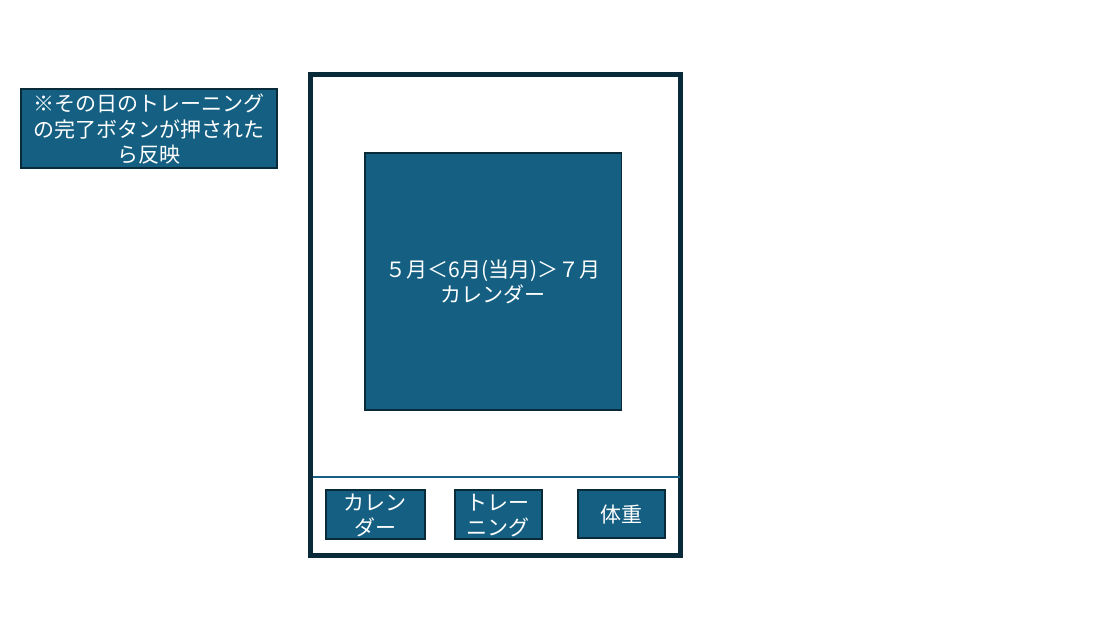
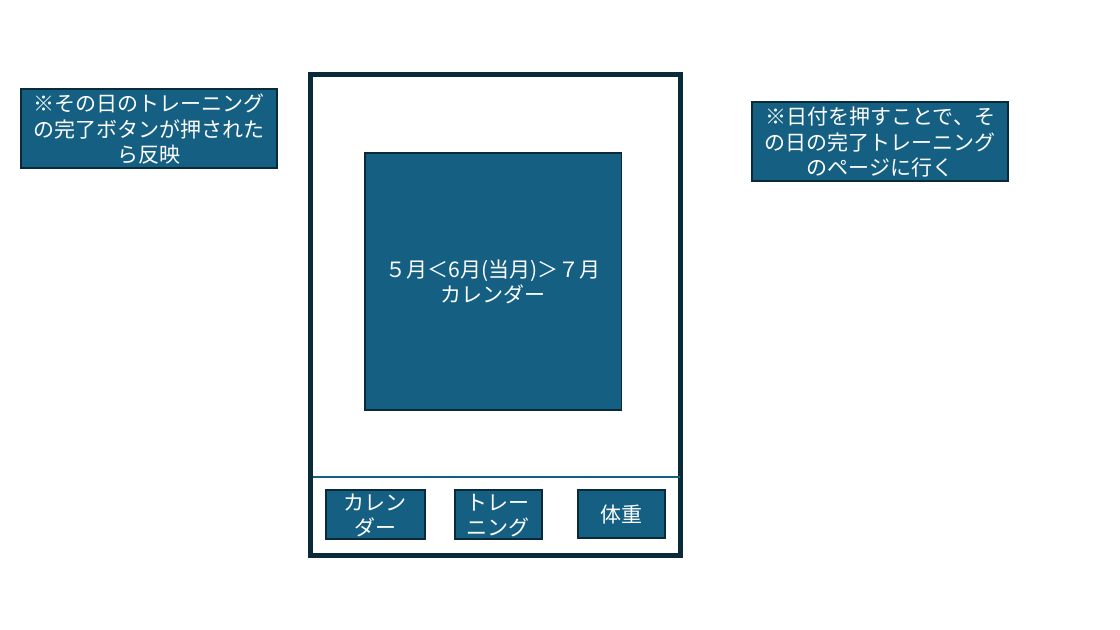
Before and after one commit to BandaiTakumi/massle_app, a slide deck: slide 5 of 画面遷移図.pptx. Drawn at 1120x630 pixels with LibreOffice and Linux fonts; fonts in the diff are those of the drawing. Boxes give left, top, right and bottom in pixels: in the first picture for what was removed or moved away, otherwise in the second. Text is boxed around its words. In the diff, an @@ line names an element or a change of style, - is before the commit and + after.

```diff
--- a/画面遷移図.pptx
+++ b/画面遷移図.pptx
@@ rectangle added at [752,103,1008,181], fill #156082, outline #092A39 1.5 pt, 18 pt, text #FFFFFF @@
+※日付を押すことで、その日の完了トレーニングのページに行く
```
Also in this commit, not shown: 16 other files.
